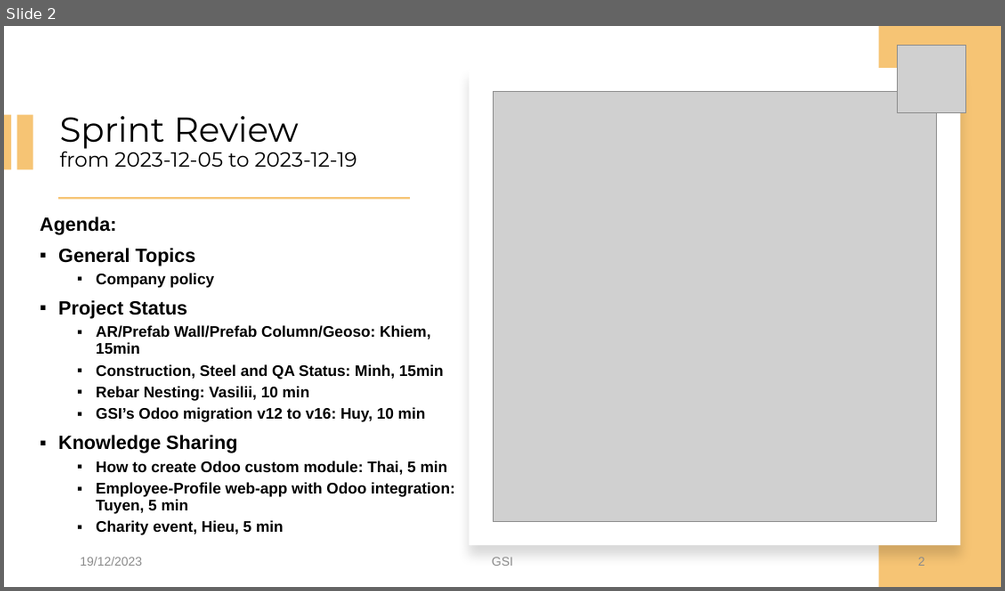
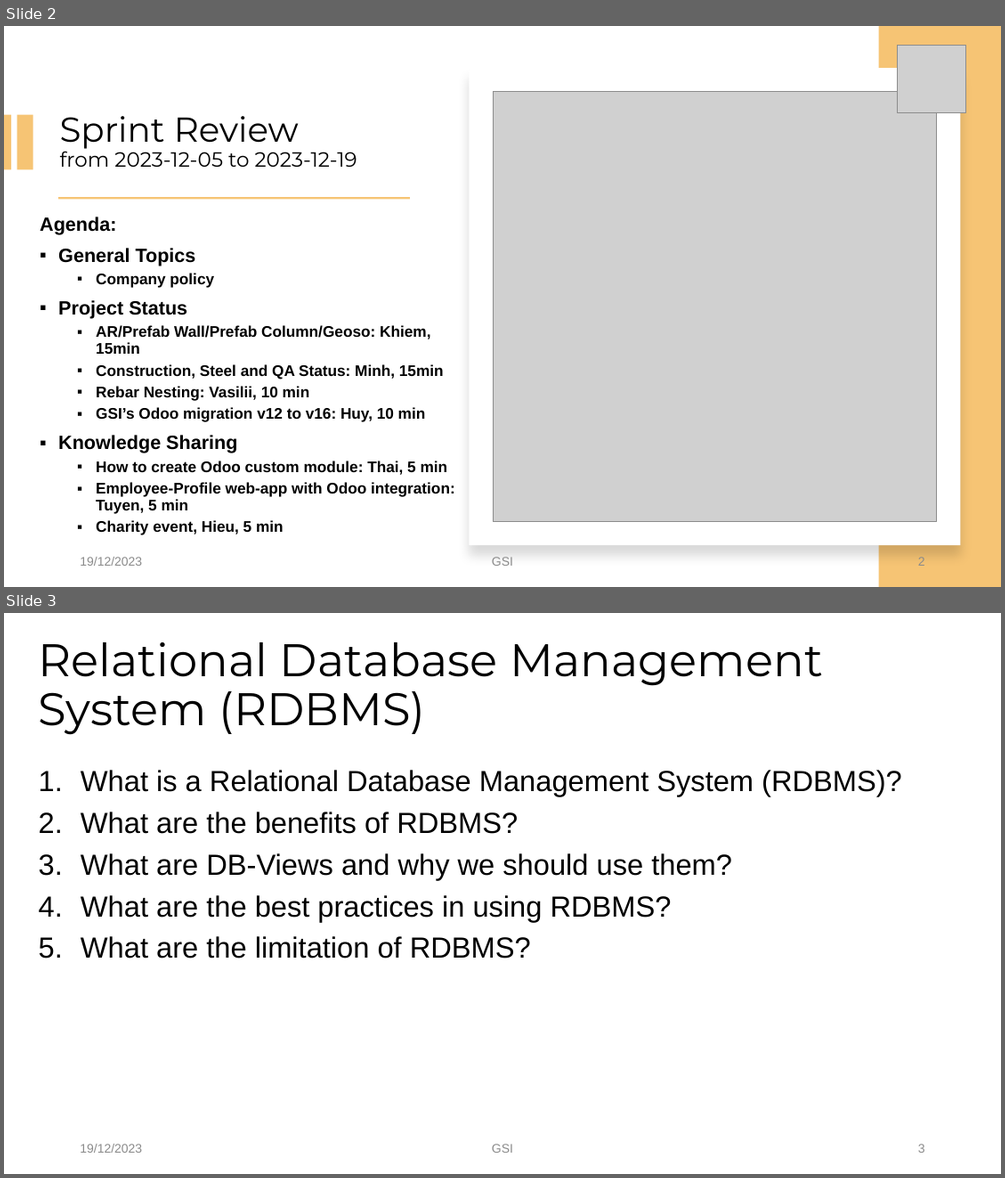
Before and after one commit to Tuyen92/my_bag, a slide deck: sprint.review.20231219_Tuyen.pptx. Shown one above the other, each under a label of ours: slide 2 before the commit, slides 2 and 3 after it. The pictures are 1005x591 and 1005x1178 pixels, drawn with LibreOffice and Linux fonts; fonts in the diff are those of the drawing; grey boxes stand for pictures; background and template pictures are left out. Boxes give left, top, right and bottom in pixels: in the first picture for what was removed or moved away, otherwise in the second. Text is boxed around its words. In the diff, an @@ line names an element or a change of style, - is before the commit and + after.

Commit message:
RDBMS

```diff
--- a/sprint.review.20231219_Tuyen.pptx
+++ b/sprint.review.20231219_Tuyen.pptx
@@ slide 3 added at bbox=[4, 613, 1001, 1174], background #FFFFFF @@
@@ title added at bbox=[39, 642, 823, 735], 44 pt, text #000000 @@
+Relational Database Management System (RDBMS)
@@ text added at bbox=[81, 770, 902, 958], 28 pt, text #000000 @@
+1. What is a Relational Database Management System (RDBMS)?
+2. What are the benefits of RDBMS?
+3. What are DB-Views and why we should use them?
+4. What are the best practices in using RDBMS?
+5. What are the limitation of RDBMS?
@@ text added at bbox=[80, 1143, 142, 1152], 12 pt, text #8C8C8C @@
+19/12/2023
@@ text added at bbox=[492, 1143, 513, 1152], 12 pt, text #8C8C8C @@
+GSI
@@ page number added at bbox=[918, 1143, 925, 1152], 12 pt, text #8C8C8C @@
+3
```
Also in this commit, not shown: 8 other slides added.
